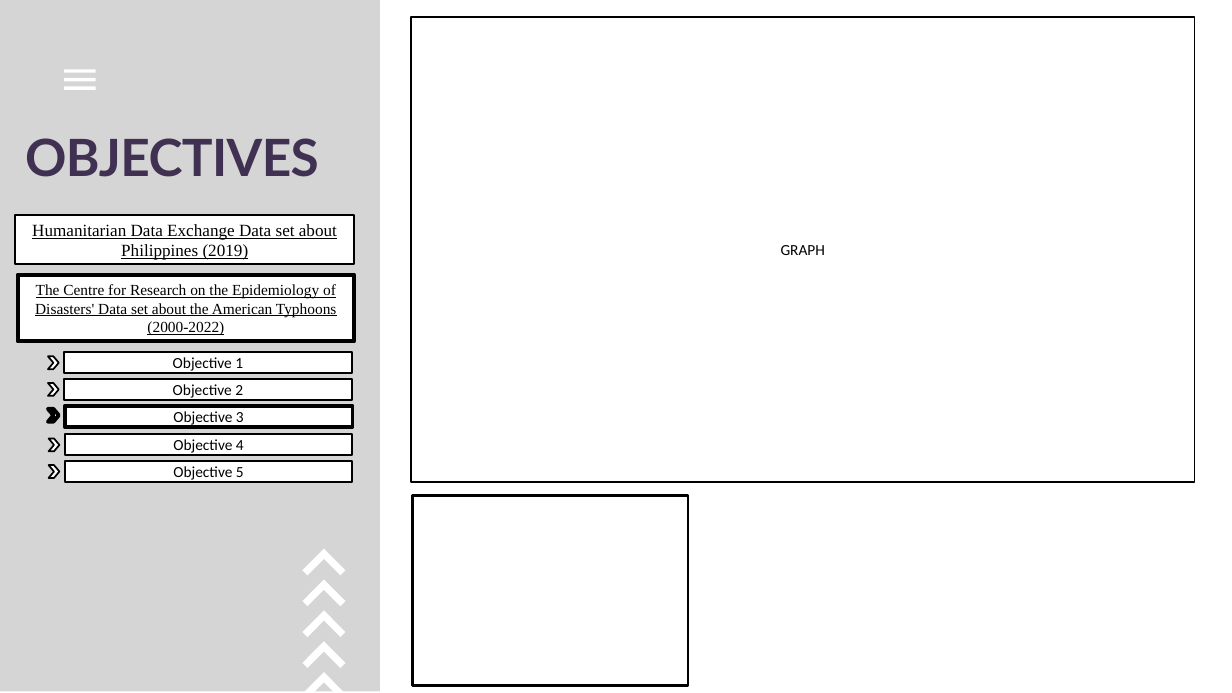
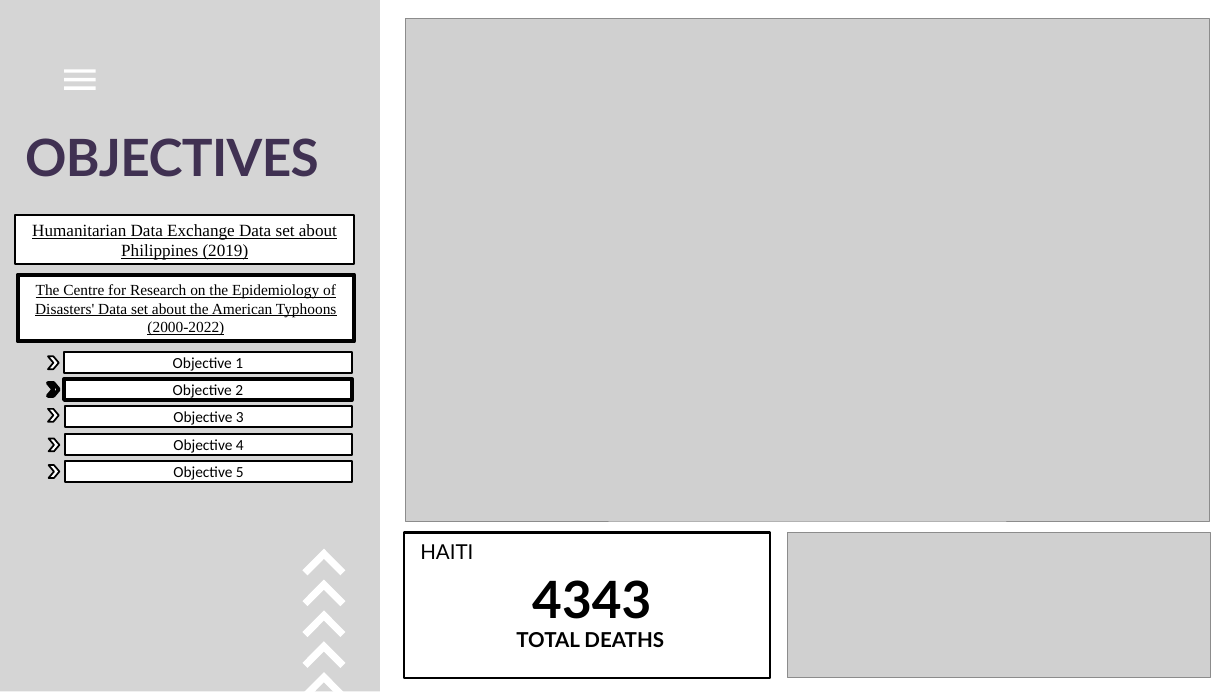
Before and after one commit to GEA960/ITBA-3207_TeamTyphoonAnalysts, a slide deck: slide 17 of Final PPT presentation.pptx (slide 22 before the commit). Drawn at 1232x693 pixels with LibreOffice and Linux fonts; fonts in the diff are those of the drawing; grey boxes stand for pictures. Boxes give left, top, right and bottom in pixels: in the first picture for what was removed or moved away, otherwise in the second. Text is boxed around its words. In the diff, an @@ line names an element or a change of style, - is before the commit and + after.

```diff
--- a/Final PPT presentation.pptx
+++ b/Final PPT presentation.pptx
@@ picture added at box(405, 18, 1209, 521) @@
@@ rectangle removed at box(411, 17, 1194, 482) @@
-GRAPH
@@ chevron at box(48, 383, 59, 396): outline #000000 2 pt to #000000 4.5 pt @@
@@ chevron at box(48, 409, 59, 422): outline #000000 4.5 pt to #000000 2 pt @@
@@ rectangle: place and size @@
-rectangle at box(413, 495, 688, 685)
+rectangle at box(404, 533, 770, 678)
@@ picture added at box(787, 533, 1211, 678) @@
@@ text added at box(420, 544, 473, 559), 24 pt, text #000000 @@
+HAITI
@@ text added at box(532, 580, 651, 619), 60 pt, text #000000, bold @@
+4343
@@ text added at box(516, 632, 664, 647), 24 pt, text #000000, bold @@
+TOTAL DEATHS
```
Also in this commit, not shown: 5 other slides changed, 6 slides removed.
